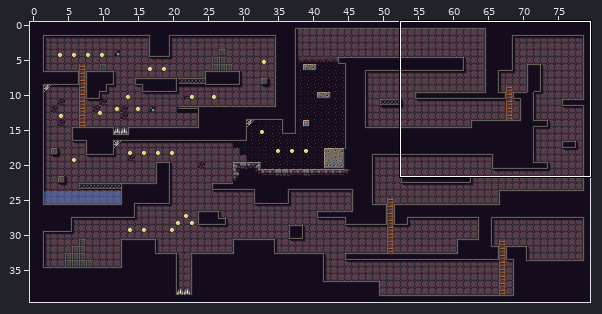
Tiled map, stored at src/assets/map/tiledmap.tmx. The picture above shows the old version from afar; the outline marks the close-up.
Close-up. As it was:
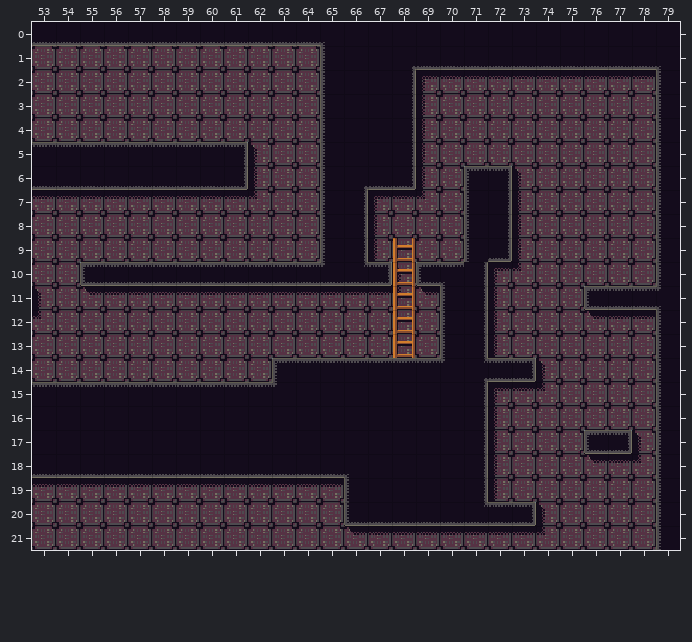
Cells are 16x16 px. Shown: x 53..79, y 0..21. The commit also changed other parts of the map, which this record leaves out.
And afterwards:
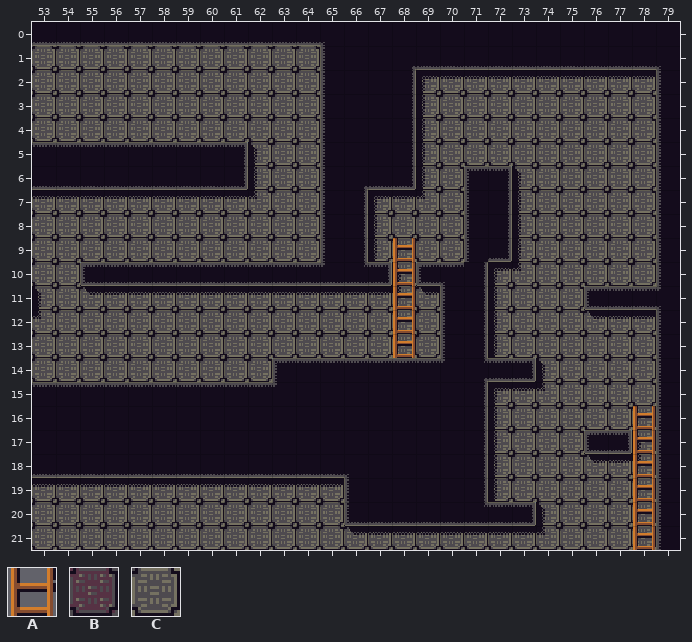
Key: from "Tileset": A 29 "ladder", B 38, C 39.
_ is an empty cell.
The edit:
Layer "Background":
y 1: x 53..64 BBBBBBBBBBBB -> CCCCCCCCCCCC
y 2..4: x 53..64 BBBBBBBBBBBB -> CCCCCCCCCCCC; x 69..78 BBBBBBBBBB -> CCCCCCCCCC
y 5: x 62..64 BBB -> CCC; x 69..78 BBBBBBBBBB -> CCCCCCCCCC
y 6: x 62..64 BBB -> CCC; x 69..70 BB -> CC; x 73..78 BBBBBB -> CCCCCC
y 7..9: x 53..64 BBBBBBBBBBBB -> CCCCCCCCCCCC; x 67..70 BBBB -> CCCC; x 73..78 BBBBBB -> CCCCCC
y 10: x 53..54 BB -> CC; x 68 B -> C; x 72..78 BBBBBBB -> CCCCCCC
y 11: x 53..69 BBBBBBBBBBBBBBBBB -> CCCCCCCCCCCCCCCCC; x 72..75 BBBB -> CCCC
y 12..13: x 53..69 BBBBBBBBBBBBBBBBB -> CCCCCCCCCCCCCCCCC; x 72..78 BBBBBBB -> CCCCCCC
y 14: x 53..62 BBBBBBBBBB -> CCCCCCCCCC; x 74..78 BBBBB -> CCCCC
y 15..16: x 72..78 BBBBBBB -> CCCCCCC
y 17: x 72..75 BBBB -> CCCC; x 78 B -> C
y 18: x 72..78 BBBBBBB -> CCCCCCC
y 19: x 53..65 BBBBBBBBBBBBB -> CCCCCCCCCCCCC; x 72..78 BBBBBBB -> CCCCCCC
y 20: x 53..65 BBBBBBBBBBBBB -> CCCCCCCCCCCCC; x 74..78 BBBBB -> CCCCC
y 21: x 53..78 BBBBBBBBBBBBBBBBBBBBBBBBBB -> CCCCCCCCCCCCCCCCCCCCCCCCCC
Layer "Main":
y 16..21: x 78 _ -> A
Where, in picture pixels (left, top, right, bottom), the same in both close-ups:
changed: (32, 46, 656, 550)
